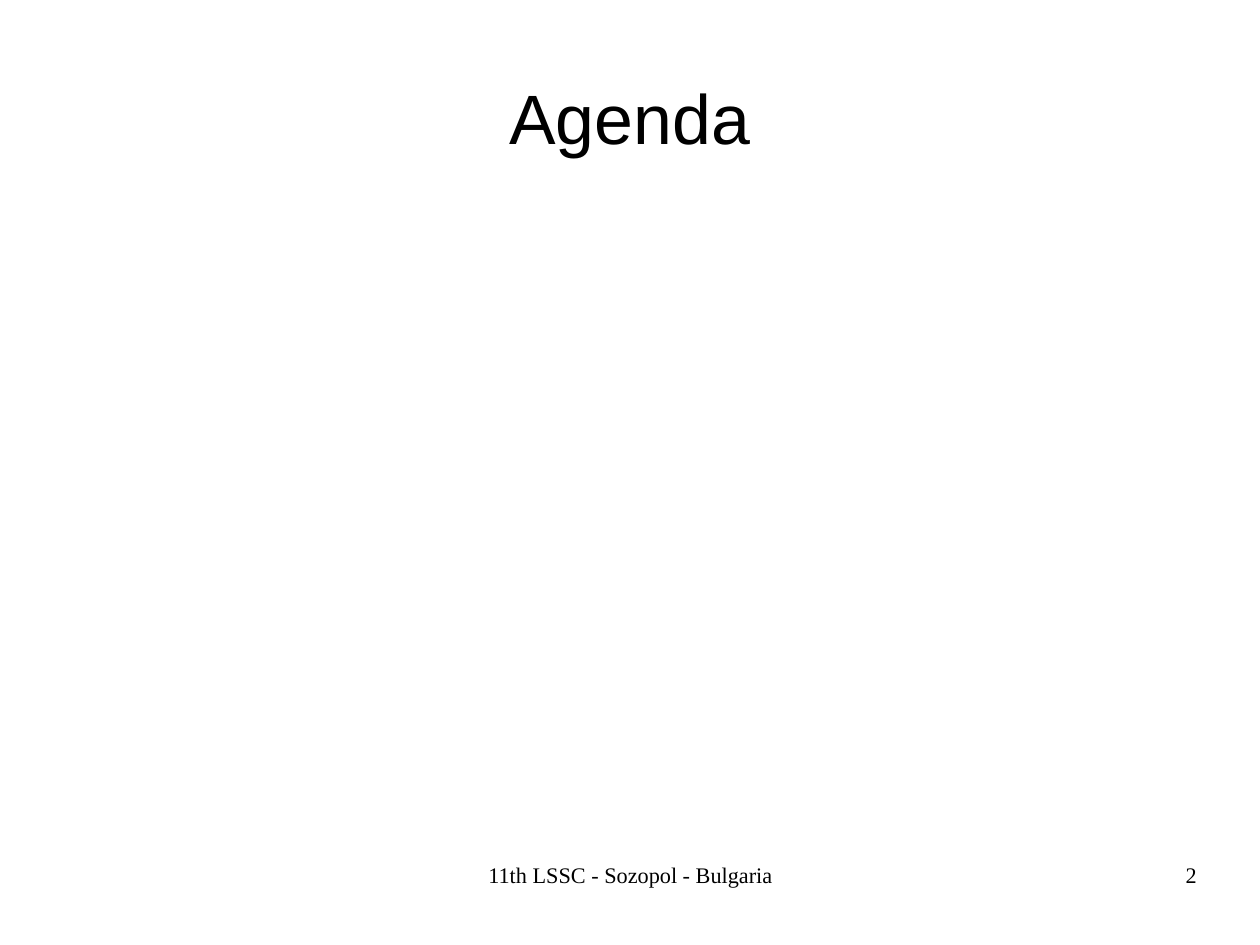
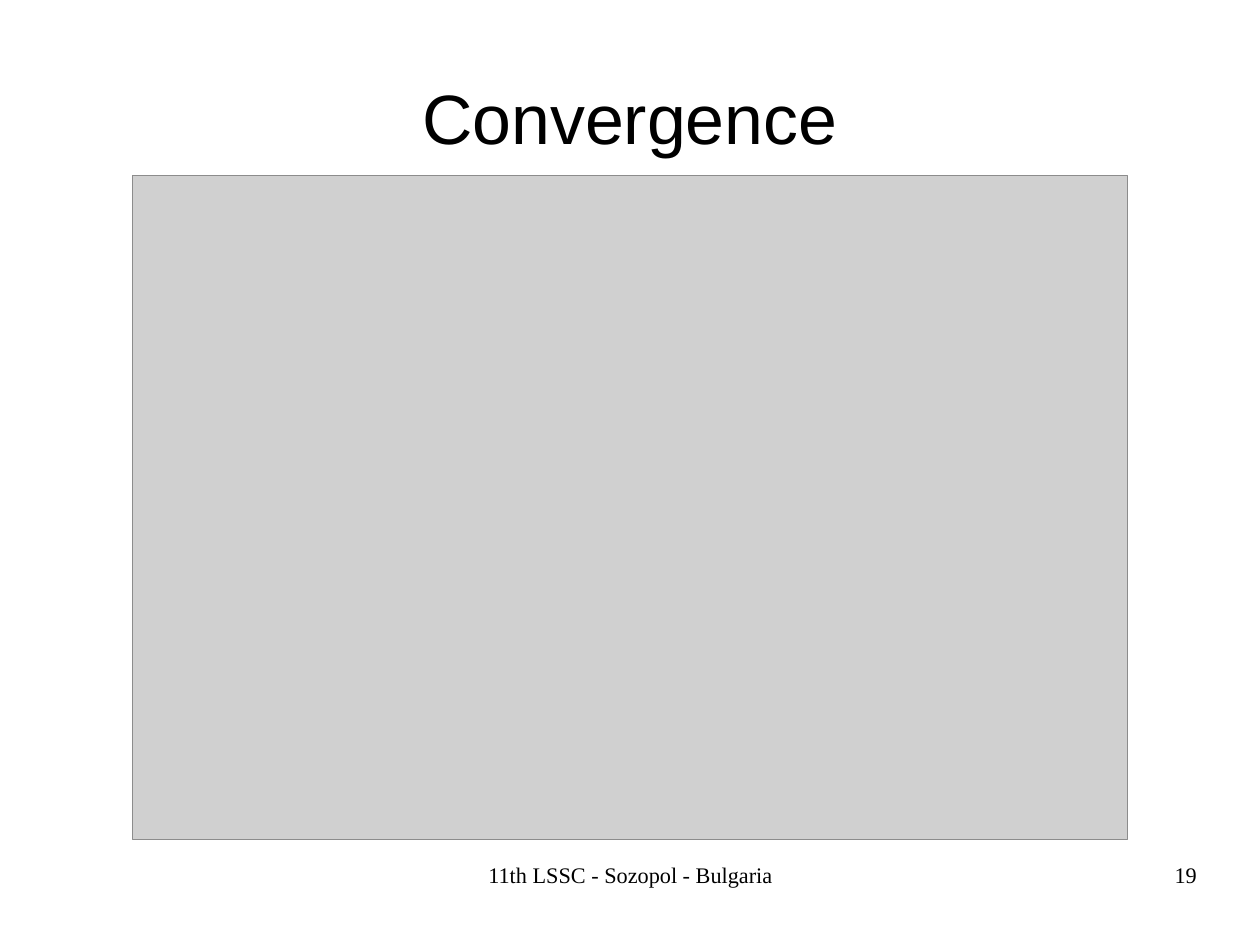
Before and after one commit to TodorBalabanov/Large-Scale-Scientific-Computations-2017, a slide deck: slide 19 of 2dOptimalCuttingWithPopulationBasedAlgorithms.odp (slide 2 before the commit). Drawn at 1260x945 pixels with LibreOffice and Linux fonts; fonts in the diff are those of the drawing; grey boxes stand for pictures; background and template pictures are left out. Boxes give left, top, right and bottom in pixels: in the first picture for what was removed or moved away, otherwise in the second. Text is boxed around its words. In the diff, an @@ line names an element or a change of style, - is before the commit and + after.

Commit message:
Presentation was done.

```diff
--- a/2dOptimalCuttingWithPopulationBasedAlgorithms.odp
+++ b/2dOptimalCuttingWithPopulationBasedAlgorithms.odp
@@ title at (422, 95, 837, 157): text changed @@
-Agenda
+Convergence
@@ picture added at (133, 176, 1127, 839) @@
@@ page number at (1175, 868, 1197, 884): text changed @@
-2
+19
```
Also in this commit, not shown: 2 other slides changed, 18 slides added, 1 other file.
